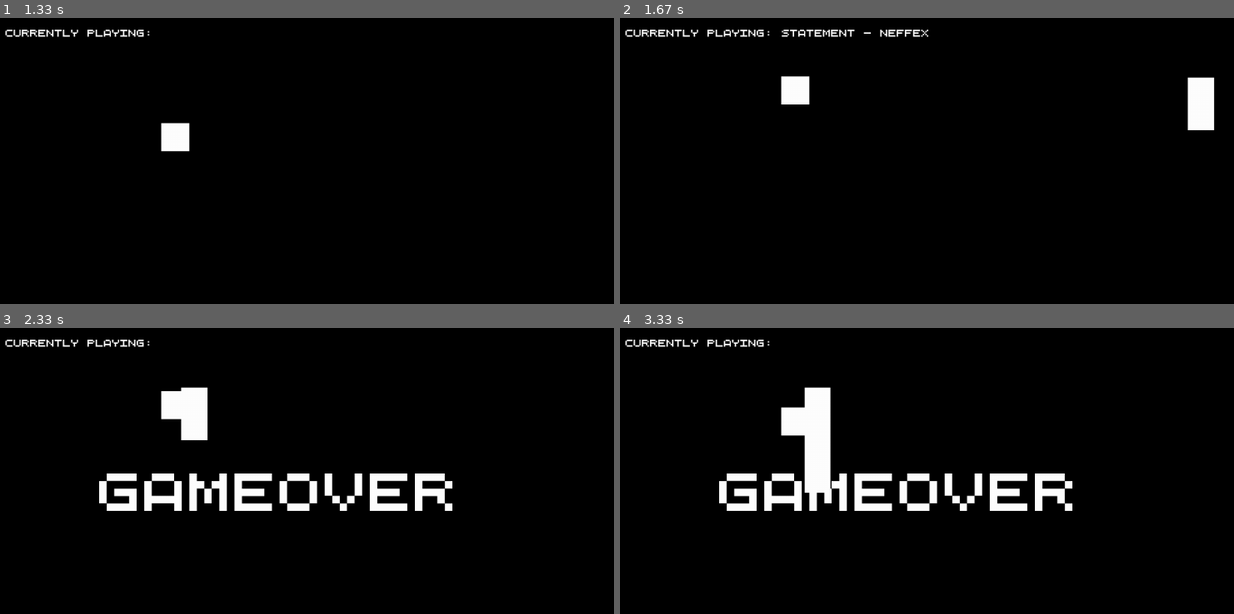
Above: before the commit, frames 1-4 (two rows, left to right).
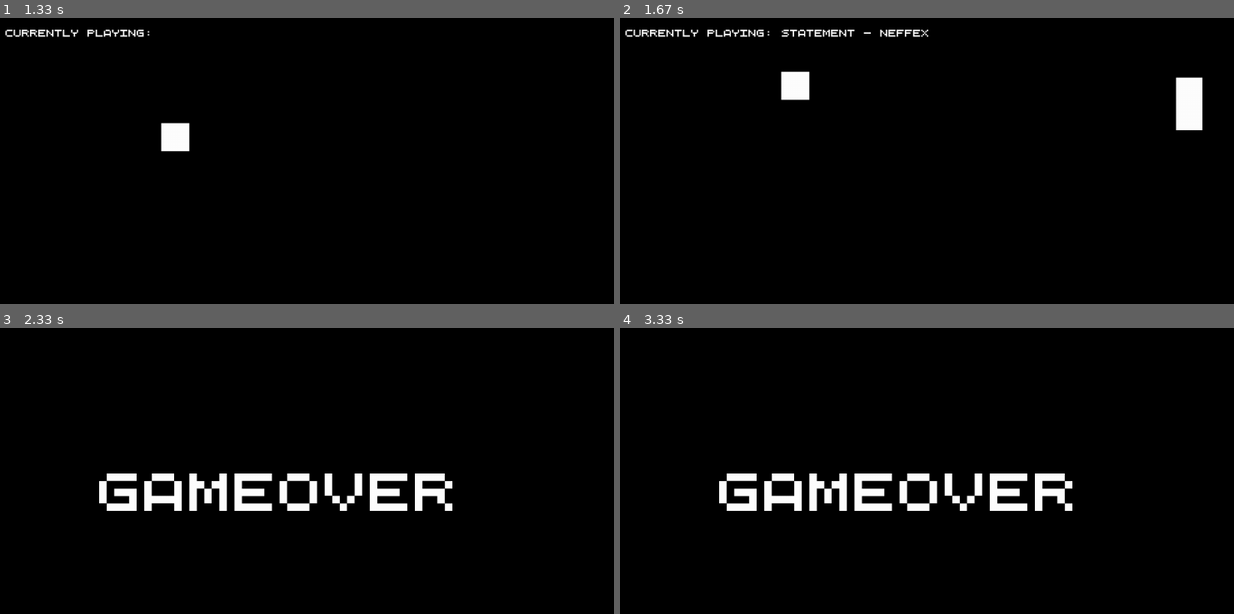
Above: after the commit, the same moments.

Repository: Vazno/Solipsist
Game: pygame game, started from main.py
Same seed, same stepped clock (60 frames per second), same inputs: the game is played once before the commit and once after it.
Inputs (mouse positions are in pixels of both pictures, inside the frame that each line leads up to):
- Up to frame 1 (1.33 s): click (288, 229) at 0.38 s; click (55, 163) at 1.22 s
- Up to frame 2 (1.67 s): click (outside the picture) at 1.55 s
- Up to frame 3 (2.33 s): no input
- Up to frame 4 (3.33 s): click (outside the picture) at 2.38 s; click (884, 468) at 2.72 s

Frame 1 is identical in both runs. In frame 2, 0.9% of the frame differs, in the area x 26-97%, y 18-40%; in frame 3, 1.5%; in frame 4, 2.2%, in the area x 0-35%, y 4-58%.

Commit message:
Moved functions to different files. Also moved gameover #2 to other function. Added support for android, when building with buildozer

Diff:
--- /dev/null
+++ b/GSS.py
@@ -0,0 +1,44 @@
+'''Game status & game settings data handlers'''
+import pygame
+from dataclasses import dataclass
+from utils import resource_path
+
+SCREEN = pygame.display.set_mode(flags=pygame.FULLSCREEN)
+
+
+
+@dataclass
+class GameSettings():
+	# Settings ######################
+	FPS: int = 75
+	OBSTACLE_DEFAULT_VEL: int = -20 # It should be negative (Goes from right to left)
+	#################################
+
+
+	# Graphic Settings ##############
+	GAME_NAME: str = "Solipsist"
+	FONT = resource_path("Quinquefive-0Wonv.ttf")
+	FONT_COLOR = [255, 255, 255]
+	PLAYER_COLOR = [255, 255, 255]
+	BACKGROUND = [0, 0, 0]
+	OBSTACLE_COLOR = [255, 255, 255]
+	#################################
+
+
+	# Music #########################
+	DEFAULT_MUSIC_FOLDER = resource_path("sounds/music/")
+	DEFAULT_SOUND_FOLDER = resource_path("sounds/sounds/")
+	#################################
+
+
+	# Mechanics, changing it, won't give any effect #
+	WINDOW_WIDTH: int = 0
+	WINDOW_HEIGHT: int = 0
+	#################################################
+@dataclass
+class GameStatus:
+	is_game_started: bool = False
+	gameover: bool = False
+	is_music_playing: bool = False
+	current_music_name: str = ""
+	clicks: int = 0
--- /dev/null
+++ b/gameover.py
@@ -0,0 +1,28 @@
+import sys
+import pygame
+
+from GSS import GameSettings, SCREEN
+from main import main, MUSIC
+
+def gameover():
+	message = pygame.font.Font(GameSettings.FONT, int(GameSettings.WINDOW_WIDTH/20))
+	run = True
+	while run:
+		SCREEN.fill(GameSettings.BACKGROUND)
+		MUSIC.stop()
+		for event in pygame.event.get():
+			if event.type == pygame.QUIT:
+				MUSIC.stop()
+				run = False
+				pygame.quit()
+				sys.exit()
+			if event.type == pygame.MOUSEBUTTONDOWN:
+				run = False
+
+
+		text = message.render("Gameover", True, GameSettings.FONT_COLOR)
+		SCREEN.blit(text, (int(GameSettings.WINDOW_WIDTH/4), int(GameSettings.WINDOW_HEIGHT/3)))
+
+		pygame.display.flip()
+
+	main()
--- a/main.py
+++ b/main.py
@@ -1,43 +1,12 @@
 import pygame
-import os
 import random
+import sys
 from random import randint
-from random import choice
-from dataclasses import dataclass
 
-from utils import resource_path
+from GSS import GameSettings, GameStatus, SCREEN
+from music import Music
 
-
-@dataclass
-class GameSettings():
-	#### Mechanics, changing it, won't give any effect ##########
-	WINDOW_WIDTH: int = 0
-	WINDOW_HEIGHT: int = 0
-	screen = None
-	#############################################################
-
-	FPS: int = 75
-	GAME_NAME: str = "Solipsist"
-	FONT = resource_path("Quinquefive-0Wonv.ttf")
-	DEFAULT_MUSIC_FOLDER = "sounds/music/"
-	DEFAULT_SOUND_FOLDER = "sounds/sounds/"
-	OBSTACLE_DEFAULT_VEL: int = -20 # It should be negative (Goes from right to left)
-
-
-
-	############# RGB ###############
-	PLAYER_COLOR = [255, 255, 255]
-	BACKGROUND = [0, 0, 0]
-	OBSTACLE_COLOR = [255, 255, 255]
-	#################################
-
-@dataclass
-class GameStatus:
-	is_game_started: bool = False
-	gameover: bool = False
-	is_music_playing: bool = False
-	current_music_name: str = ""
-	clicks: int = 0
+MUSIC =  Music()
 
 
 class Solipsist(GameSettings):
@@ -105,55 +74,20 @@
 		return obstacle_class
 
 
-class Music(GameStatus, GameSettings):
-	def __init__(self, music_folder: str = None) -> None:
-		if not music_folder:
-			self.DEFAULT_MUSIC_FOLDER = self.music_folder
-		super().__init__()
+def main():
+	pygame.init()
 
-	@classmethod
-	def make_description(cls):
-		_font = pygame.font.Font(cls.FONT, int(cls.WINDOW_WIDTH/100))
-		music_text = _font.render(f"Currently playing: {cls.current_music_name.split('.')[0].replace(cls.DEFAULT_MUSIC_FOLDER, '')}",True, (255,255,255))
-		cls.screen.blit(music_text, (int(cls.WINDOW_WIDTH/8), int(cls.WINDOW_HEIGHT/40)))
-
-	@classmethod
-	def pick_random_music(cls):
-		all_music = []
-		for music in os.listdir(cls.DEFAULT_MUSIC_FOLDER):
-			all_music.append(music)
-		random_music = f"{cls.DEFAULT_MUSIC_FOLDER}{choice(all_music)}"
-		return random_music
-
-	@staticmethod
-	def play_random_music():
-		if GameStatus.is_music_playing == False:
-			random_music_name = Music.pick_random_music()
-			music = pygame.mixer.Sound(resource_path(random_music_name))
-			music.play()
-			GameStatus.is_music_playing = True
-			GameStatus.current_music_name = random_music_name
-
-	@classmethod
-	def stop(cls):
-		if cls.is_music_playing:
-			pygame.mixer.stop()
-			GameStatus.is_music_playing = False
-			GameStatus.current_music_name = ""
+	GameSettings.screen = SCREEN
+	pygame.display.set_caption(GameSettings.GAME_NAME)
+	GameSettings.WINDOW_HEIGHT = SCREEN.get_height()
+	GameSettings.WINDOW_WIDTH = SCREEN.get_width()
 
 
-def main():
-	pygame.init()
-	screen = pygame.display.set_mode(flags=pygame.FULLSCREEN)
-	GameSettings.screen = screen
-	pygame.display.set_caption(GameSettings.GAME_NAME)
-	GameSettings.WINDOW_HEIGHT = screen.get_height()
-	GameSettings.WINDOW_WIDTH = screen.get_width()
 
 	clock = pygame.time.Clock()
 	game_status = GameStatus(is_game_started=False, gameover=False)
 
-	solipsist = Solipsist(screen, int(GameSettings.WINDOW_WIDTH/3), int(GameSettings.WINDOW_HEIGHT/4), int(GameSettings.WINDOW_HEIGHT/15), 0.5)
+	solipsist = Solipsist(SCREEN, int(GameSettings.WINDOW_WIDTH/3), int(GameSettings.WINDOW_HEIGHT/4), int(GameSettings.WINDOW_HEIGHT/15), 0.5)
 	player = solipsist.get_rect()
 
 	obstacle_class = Obstacle.generate_random_obstacle()
@@ -162,16 +96,18 @@
 
 	run = True
 	while run:
-		screen.fill(GameSettings.BACKGROUND)
+		SCREEN.fill(GameSettings.BACKGROUND)
 
 
 		for event in pygame.event.get():
 
 			if event.type == pygame.QUIT:
 				run = False
+				pygame.quit()
+				sys.exit()
 
 			if event.type == pygame.MOUSEBUTTONDOWN and game_status.gameover is False:
-				Music.play_random_music()
+				MUSIC.play_random_music()
 				solipsist.jump()
 				game_status.is_game_started = True
 
@@ -179,7 +115,6 @@
 			if event.type == pygame.MOUSEBUTTONDOWN and game_status.gameover is True:
 				run = False
 				main()
-
 
 
 		if player[1] < GameSettings.WINDOW_HEIGHT - player.height and game_status.is_game_started is True and game_status.gameover is False:
@@ -191,23 +126,20 @@
 				obstacle = obstacle_class.get_rect()
 
 		# If player reached top, or bottom of window
-		if player[1] >= GameSettings.WINDOW_HEIGHT-player.height or player[1] < 0 or player.colliderect(obstacle):
-
-			message = pygame.font.Font("Quinquefive-0Wonv.ttf", int(GameSettings.WINDOW_WIDTH/20))
-			text = message.render("Gameover", True, (255,255,255), (0,0,0))
-			screen.blit(text, (int(GameSettings.WINDOW_WIDTH/4), int(GameSettings.WINDOW_HEIGHT/3)))
-
-			Music.stop()
+		if player[1] >= GameSettings.WINDOW_HEIGHT-player.height or player[1] < 0 or player.colliderect(obstacle) and game_status.gameover is False:
+			MUSIC.stop()
 			if game_status.gameover is False:
 				x = pygame.mixer.Sound(GameSettings.DEFAULT_SOUND_FOLDER + "woosh.mp3")
 				x.play()
 			game_status.gameover = True
 			game_status.is_game_started = False
+			from gameover import gameover
+			gameover()
 
 
 		solipsist.draw_it()
 		obstacle_class.draw_it()
-		Music.make_description()
+		MUSIC.make_description()
 		pygame.display.flip()
 		clock.tick(GameSettings.FPS)
 
--- /dev/null
+++ b/music.py
@@ -0,0 +1,42 @@
+import pygame
+import os
+from random import choice
+
+from utils import resource_path
+from GSS import GameSettings, GameStatus
+
+class Music(GameStatus, GameSettings):
+	def __init__(self, music_folder: str = None) -> None:
+		if music_folder != None:
+			self.DEFAULT_MUSIC_FOLDER = self.music_folder
+		super().__init__()
+
+	@classmethod
+	def make_description(cls):
+		_font = pygame.font.Font(cls.FONT, int(cls.WINDOW_WIDTH/100))
+		music_text = _font.render(f"Currently playing: {cls.current_music_name.split('.')[0].replace(cls.DEFAULT_MUSIC_FOLDER, '')}",True, GameSettings.FONT_COLOR)
+		cls.screen.blit(music_text, (int(cls.WINDOW_WIDTH/8), int(cls.WINDOW_HEIGHT/40)))
+
+	@classmethod
+	def pick_random_music(cls):
+		all_music = []
+		for music in os.listdir(cls.DEFAULT_MUSIC_FOLDER):
+			all_music.append(music)
+		random_music = f"{cls.DEFAULT_MUSIC_FOLDER}{choice(all_music)}"
+		return random_music
+
+	@staticmethod
+	def play_random_music():
+		if GameStatus.is_music_playing == False:
+			random_music_name = Music.pick_random_music()
+			music = pygame.mixer.Sound(resource_path(random_music_name))
+			music.play()
+			GameStatus.is_music_playing = True
+			GameStatus.current_music_name = random_music_name
+
+	@classmethod
+	def stop(cls):
+		if cls.is_music_playing:
+			pygame.mixer.stop()
+			GameStatus.is_music_playing = False
+			GameStatus.current_music_name = ""
--- a/utils.py
+++ b/utils.py
@@ -1,21 +1,34 @@
 '''Unrelated to game functions and stuff'''
-
 
 import os
 import sys
 import threading
+from sys import platform as _sys_platform
+
+
+def platform():
+	if "ANDROID_ARGUMENT" in os.environ:
+		return "android"
+	elif _sys_platform in ("linux", "linux2", "linux3"):
+		return "linux"
+	elif _sys_platform in ("win32", "cygwin", "msys"):
+		return "win"
+	elif _sys_platform == "darwin":
+		return "mac"
 
 def resource_path(relative_path):
-	""" Get absolute path to resource, works for dev and for PyInstaller """
-	try:
-		# PyInstaller creates a temp folder and stores path in _MEIPASS
-		base_path = sys._MEIPASS
-	except Exception:
-		base_path = os.path.abspath(".")
+	""" Get absolute path to resource, works for dev and for PyInstaller, also works for android apps. """
+	if platform() in ("linux", "win", "mac"):
+		try:
+			# PyInstaller creates a temp folder and stores path in _MEIPASS
+			base_path = sys._MEIPASS
+		except Exception:
+			base_path = os.path.abspath(".")
+		return os.path.join(base_path, relative_path)
 
-	return os.path.join(base_path, relative_path)
-
-
+	elif platform() == "android":
+		path = "/data/data/org.test.pgame/files/app/"
+		return os.path.join(path, relative_path)
 
 def debounce(wait_time):
     """
Not shown, added: requirements.txt
